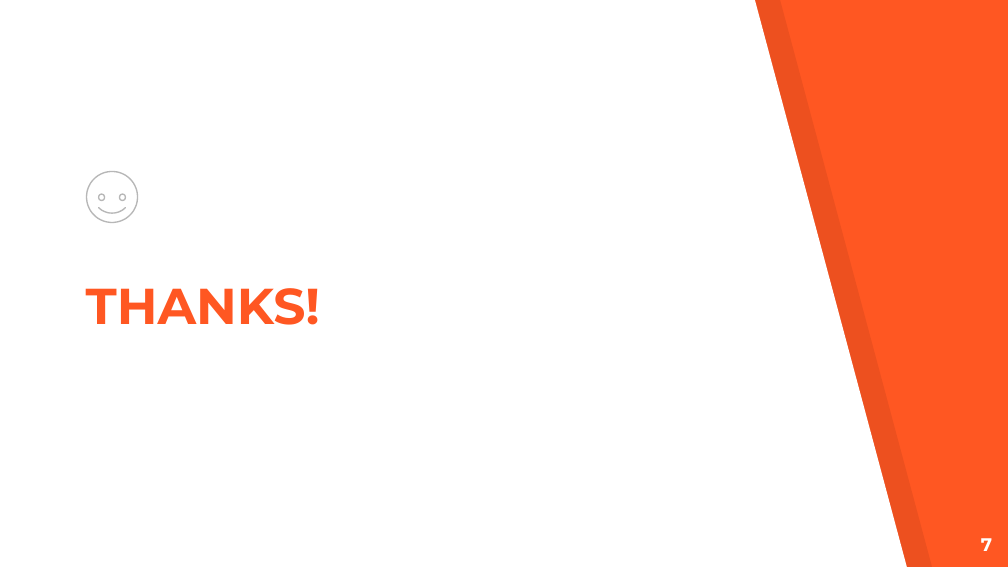
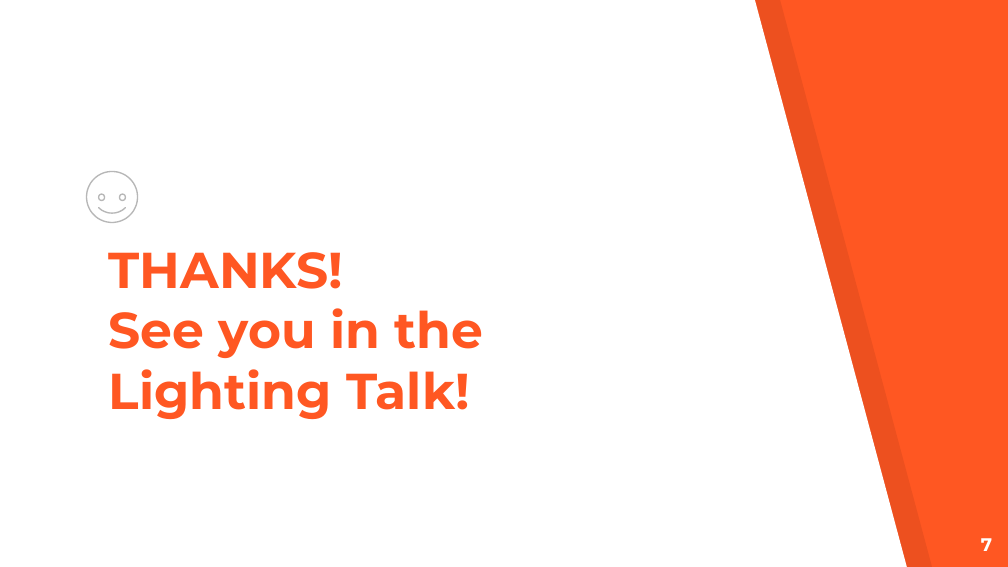
Before and after one commit to green-fox-academy/Jeffery_Jiang, a slide deck: slide 7 of week2/Arviragus · SlidesCarnival.pptx. Drawn at 1008x567 pixels with LibreOffice and Linux fonts; fonts in the diff are those of the drawing. Boxes give left, top, right and bottom in pixels: in the first picture for what was removed or moved away, otherwise in the second. Text is boxed around its words. In the diff, an @@ line names an element or a change of style, - is before the commit and + after.

```diff
--- a/week2/Arviragus · SlidesCarnival.pptx
+++ b/week2/Arviragus · SlidesCarnival.pptx
@@ title at (x1=109, y1=252, x2=483, y2=419): text changed @@
-THANKS!
+THANKS!
+See you in the Lighting Talk!
```
Also in this commit, not shown: 2 other slides changed, 4 slides added, 4 slides removed, 1 other file.
